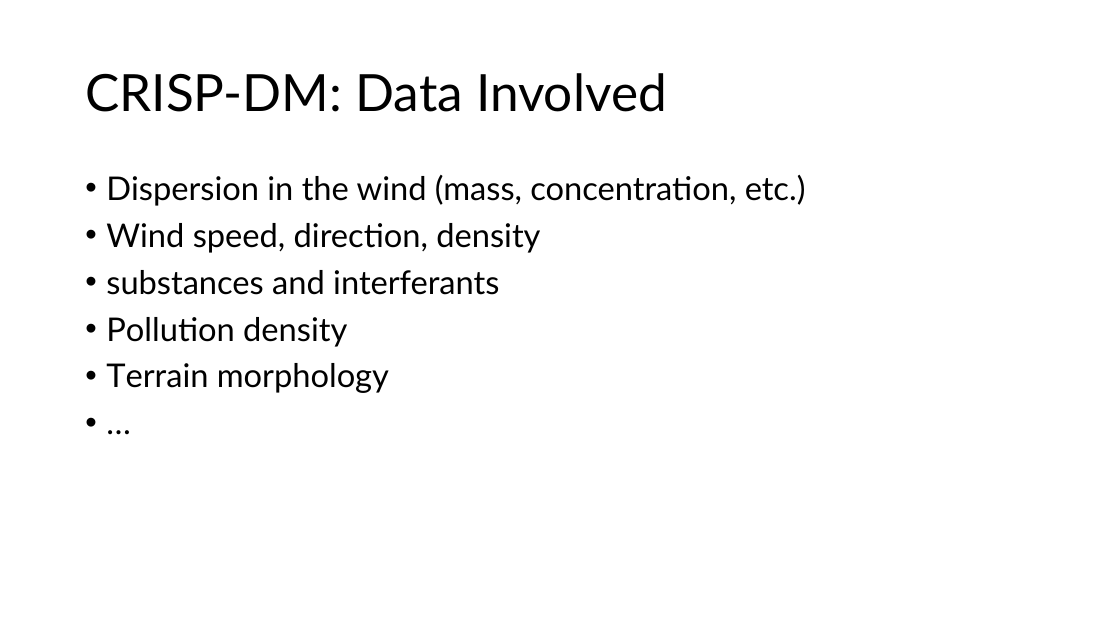
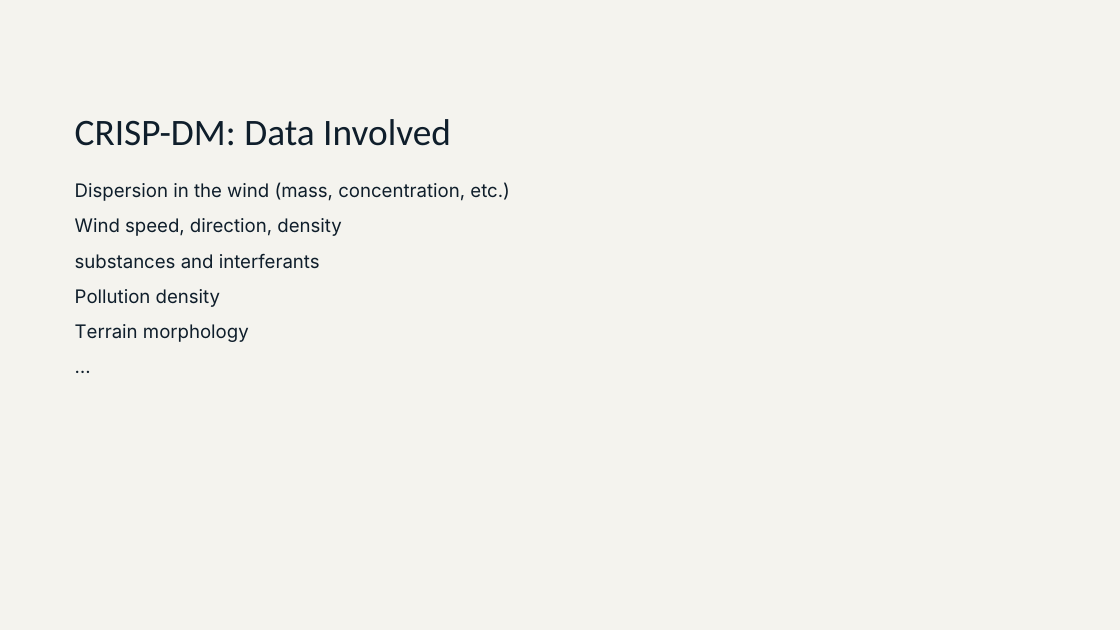
Before and after one commit to maelstromdat/MediTechBigData, a slide deck: slide 58 of 8. the EU PENTION PRoject.pptx (slide 13 before the commit). Drawn at 1120x630 pixels with LibreOffice and Linux fonts; fonts in the diff are those of the drawing. Boxes give left, top, right and bottom in pixels: in the first picture for what was removed or moved away, otherwise in the second. Text is boxed around its words. In the diff, an @@ line names an element or a change of style, - is before the commit and + after.

```diff
--- a/8. the EU PENTION PRoject.pptx
+++ b/8. the EU PENTION PRoject.pptx
@@ background #FFFFFF to #F4F3EE @@
@@ title "CRISP-DM: Data Involved": place and size @@
-title "CRISP-DM: Data Involved" at [85, 73, 667, 112]
+title "CRISP-DM: Data Involved" at [75, 119, 451, 146]
@@ title "CRISP-DM: Data Involved" at [75, 119, 451, 146]: size 44 to 32 pt, font Lato to Calibri, text colour #000000 to #0F1E2B; line spacing 0.9 to 1.15; vertical alignment middle to top @@
@@ text "Dispersion in the wind (mass, ..." at [75, 182, 510, 342]: size 28 to 16 pt, font Lato to Inter, text colour #000000 to #0F1E2B; bullet • to none; line spacing 0.9 to 1.4; less space between paragraphs @@
```
Also in this commit, not shown: 12 other slides changed, 55 slides added, 8 slides removed.
